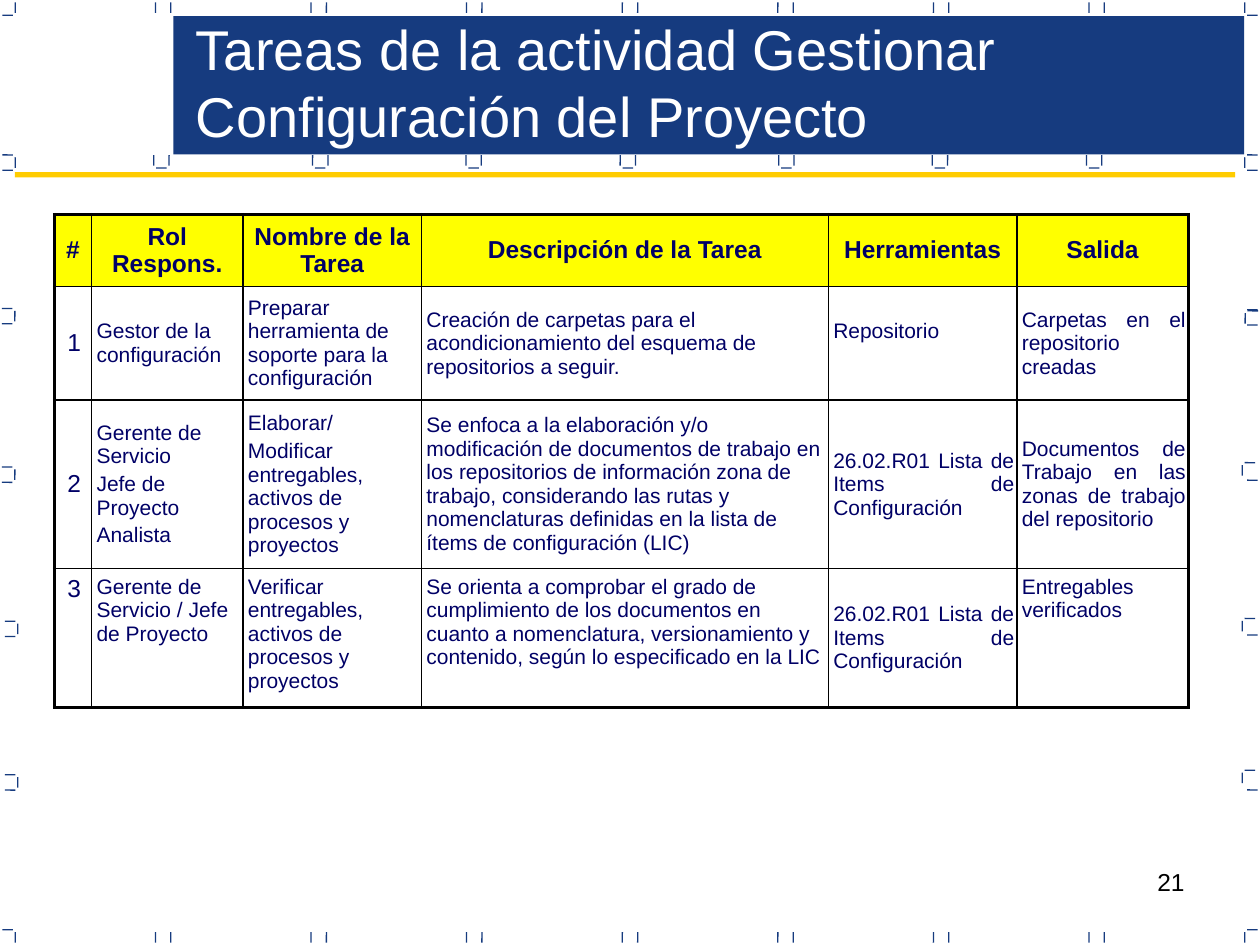
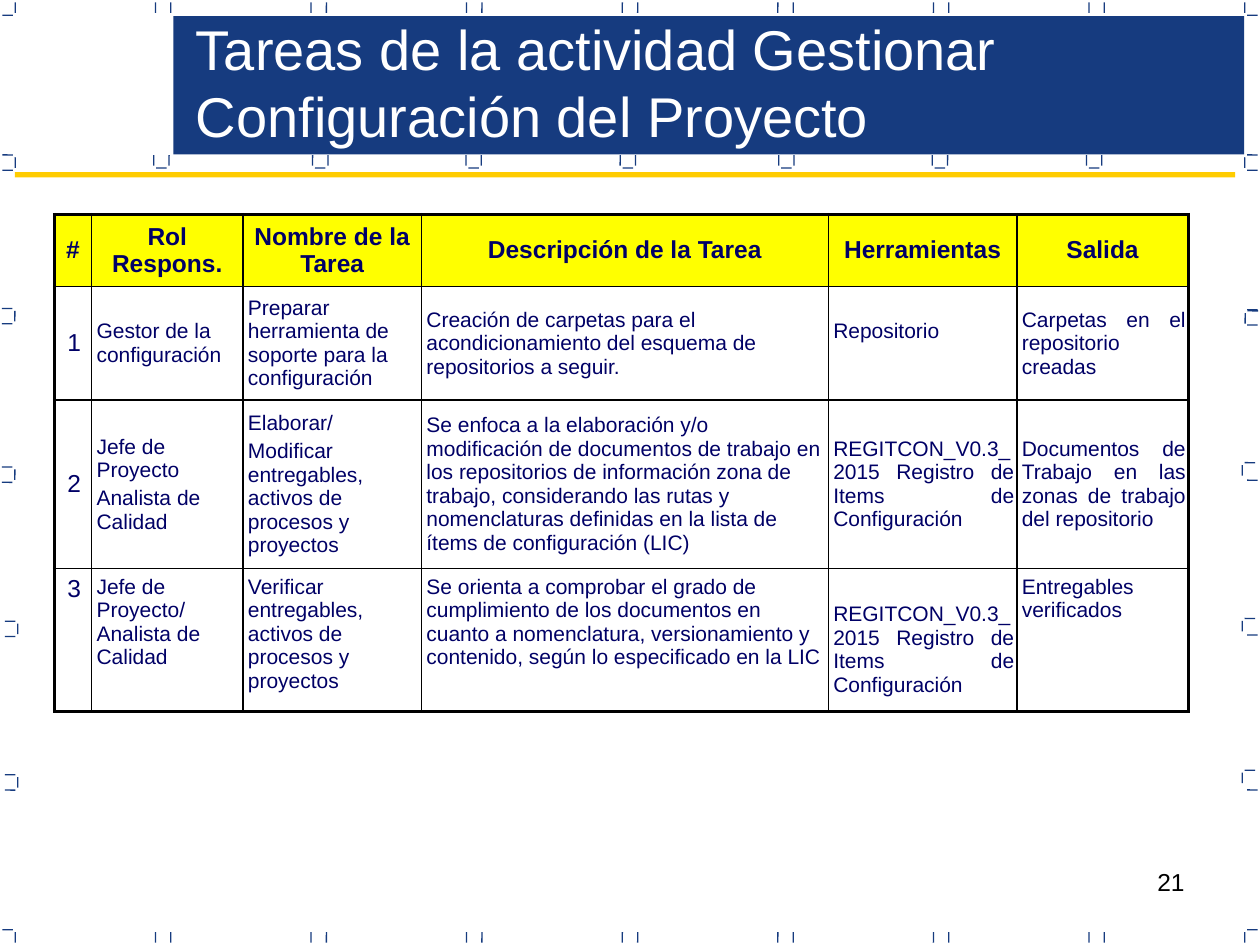
Before and after one commit to CreativeCheeseGame/BoundPhysic, a slide deck: slide 21 of Area de Proceso Gestion Configuracion/PGC_V0.3_2015 Proceso de Gestion de Configuracion.pptx. Drawn at 1260x945 pixels with LibreOffice and Linux fonts; fonts in the diff are those of the drawing. Boxes give left, top, right and bottom in pixels: in the first picture for what was removed or moved away, otherwise in the second. Text is boxed around its words. In the diff, an @@ line names an element or a change of style, - is before the commit and + after.

```diff
--- a/Area de Proceso Gestion Configuracion/PGC_V0.3_2015 Proceso de Gestion de Configuracion.pptx
+++ b/Area de Proceso Gestion Configuracion/PGC_V0.3_2015 Proceso de Gestion de Configuracion.pptx
@@ table at box(54, 214, 1189, 713) @@
-row 3, column 2: Gerente de Servicio / Jefe de Proyecto / Analista
+row 3, column 2: Jefe de Proyecto / Analista de Calidad
-row 3, column 5: 26.02.R01 Lista de Items de Configuración
+row 3, column 5: REGITCON_V0.3_2015 Registro de Items de Configuración
-row 4, column 2: Gerente de Servicio / Jefe de Proyecto
+row 4, column 2: Jefe de Proyecto/ Analista de Calidad
-row 4, column 5: 26.02.R01 Lista de Items de Configuración
+row 4, column 5: REGITCON_V0.3_2015 Registro de Items de Configuración
```
Also in this commit, not shown: 10 other slides changed, 1 slide removed.
